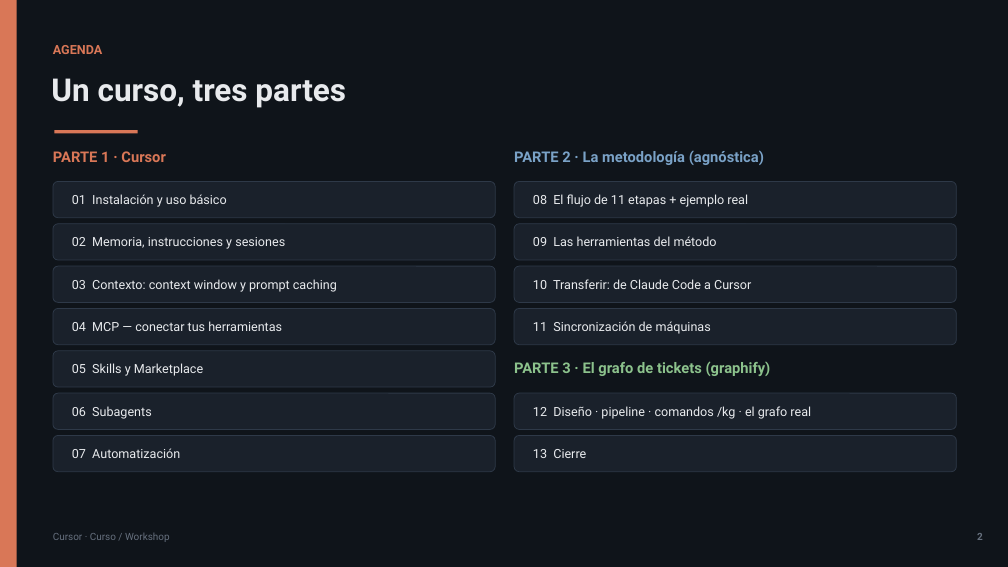
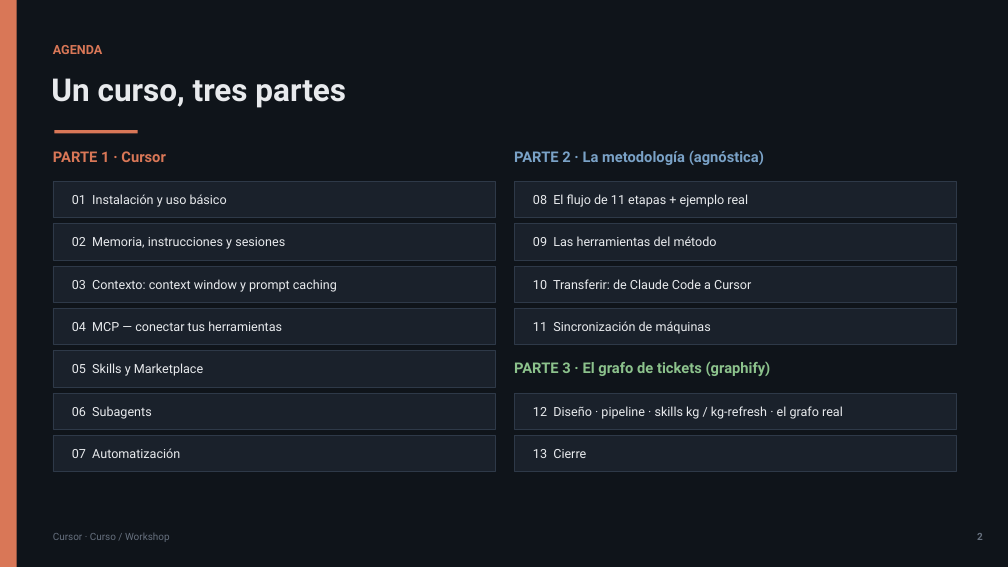
Before and after one commit to olonok69/cursor_code_ml_engineer, a slide deck: slide 2 of presentacion/Cursor_Presentacion.pptx. Drawn at 1008x567 pixels with LibreOffice and Linux fonts; fonts in the diff are those of the drawing. Boxes give left, top, right and bottom in pixels: in the first picture for what was removed or moved away, otherwise in the second. Text is boxed around its words. In the diff, an @@ line names an element or a change of style, - is before the commit and + after.

```diff
--- a/presentacion/Cursor_Presentacion.pptx
+++ b/presentacion/Cursor_Presentacion.pptx
@@ text at (x1=533, y1=406, x2=843, y2=419): text changed @@
-12 Diseño · pipeline · comandos /kg · el grafo real
+12 Diseño · pipeline · skills kg / kg-refresh · el grafo real
@@ rounded rectangle to rectangle in 13 elements at (x1=53, y1=181, x2=495, y2=218), (x1=53, y1=224, x2=495, y2=260), (x1=53, y1=266, x2=495, y2=302), (x1=53, y1=309, x2=495, y2=345), (x1=53, y1=351, x2=495, y2=387), (x1=53, y1=393, x2=495, y2=430), (x1=53, y1=436, x2=495, y2=472), (x1=514, y1=181, x2=957, y2=218), (x1=514, y1=224, x2=957, y2=260), (x1=514, y1=266, x2=957, y2=302), (x1=514, y1=309, x2=957, y2=345), (x1=514, y1=393, x2=957, y2=430), (x1=514, y1=436, x2=957, y2=472) @@
```
Also in this commit, not shown: 35 other slides changed, 8 other files.
